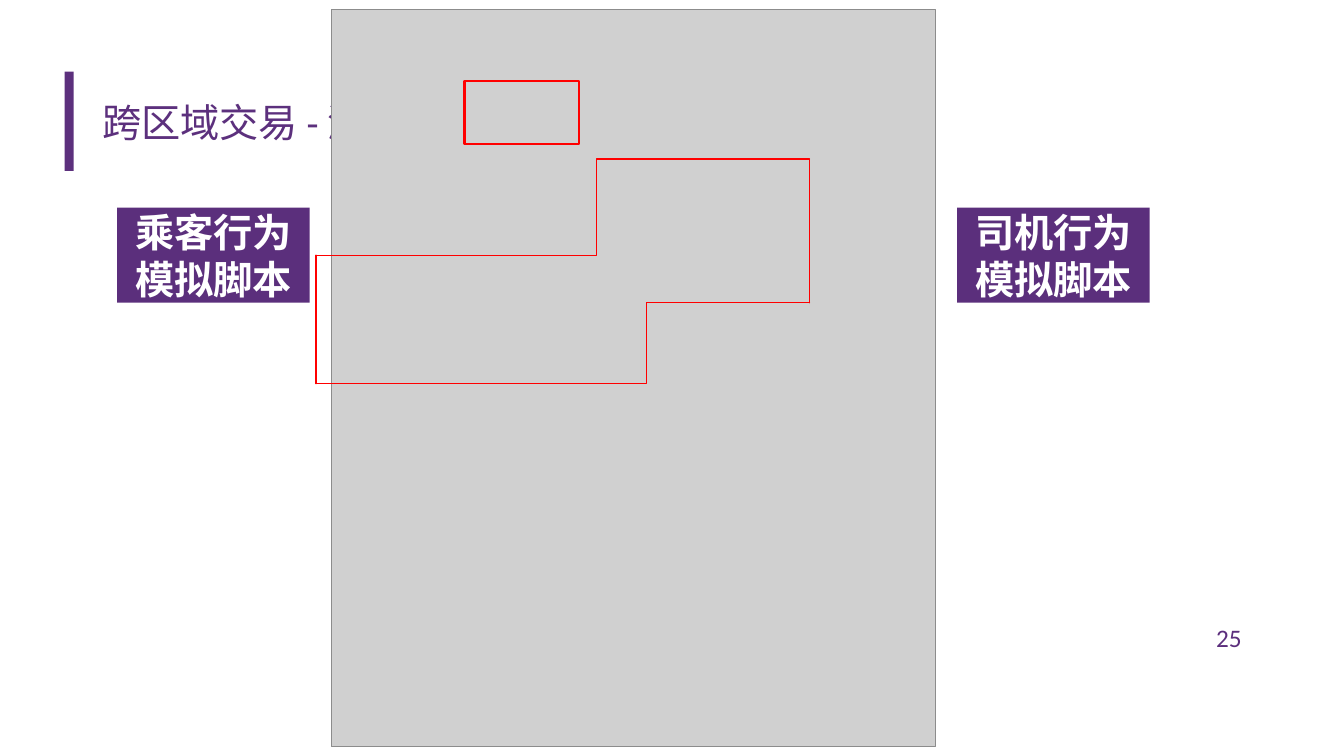
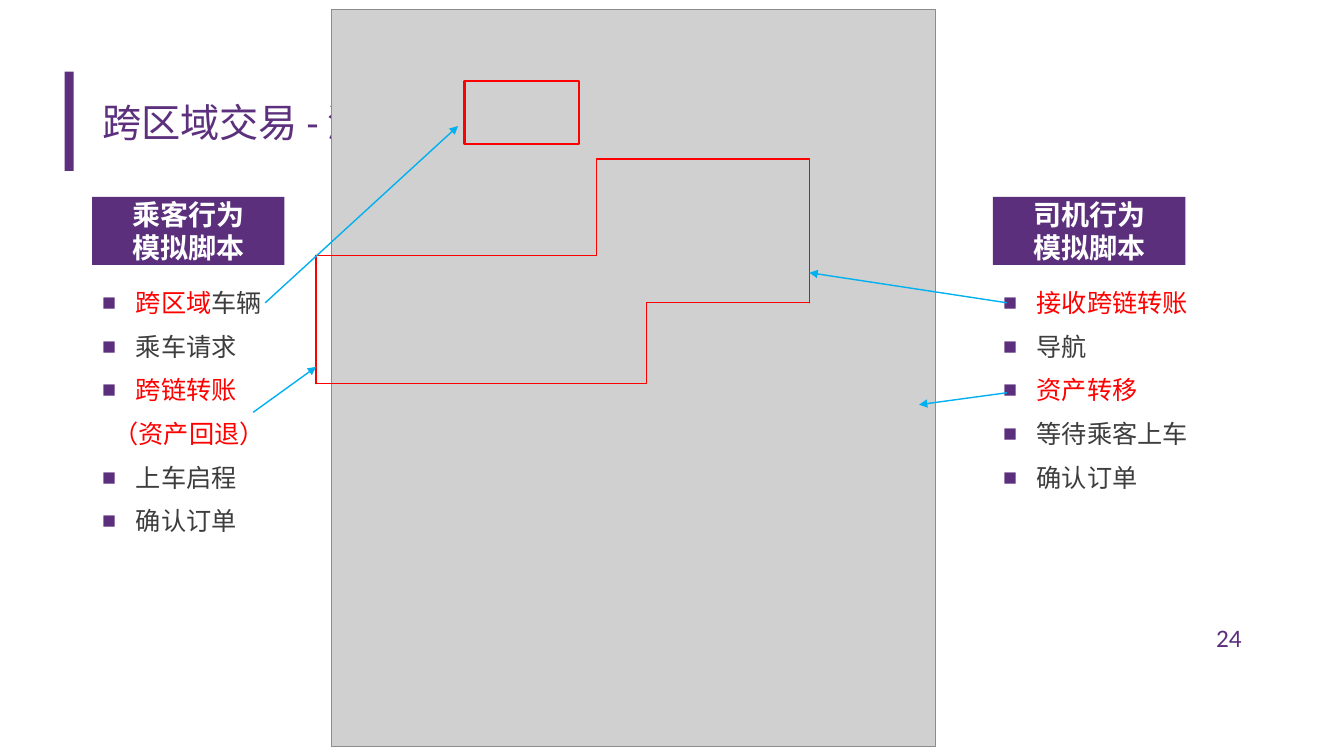
Before and after one commit to diyz19/GraduationDesign, a slide deck: slide 24 of FinalThesis/答辩ppt.pptx (slide 25 before the commit). Drawn at 1344x756 pixels with LibreOffice and Linux fonts; fonts in the diff are those of the drawing; grey boxes stand for pictures; background and template pictures are left out. Boxes give left, top, right and bottom in pixels: in the first picture for what was removed or moved away, otherwise in the second. Text is boxed around its words. In the diff, an @@ line names an element or a change of style, - is before the commit and + after.

```diff
--- a/FinalThesis/答辩ppt.pptx
+++ b/FinalThesis/答辩ppt.pptx
@@ arrow added from (265, 302) to (458, 126), #00B0F0 1 pt @@
@@ rectangle "乘客行为" resized from (x1=117, y1=208, x2=310, y2=302) to (x1=92, y1=197, x2=284, y2=264) @@
@@ rectangle "乘客行为" at (x1=92, y1=197, x2=284, y2=264): size 28 to 20 pt @@
@@ rectangle "司机行为" at (x1=993, y1=197, x2=1186, y2=264): size 28 to 20 pt @@
@@ rectangle "司机行为" resized from (x1=958, y1=208, x2=1150, y2=302) to (x1=993, y1=197, x2=1186, y2=264) @@
@@ text added at (x1=113, y1=291, x2=264, y2=532), 18 pt, text #3D3D3D @@
+■ 跨区域车辆
+■ 乘车请求
+■ 跨链转账
+（资产回退）
+■ 上车启程
+■ 确认订单
@@ arrow added from (1007, 302) to (810, 273), #00B0F0 1 pt @@
@@ text added at (x1=1037, y1=291, x2=1188, y2=489), 18 pt, text #3D3D3D @@
+■ 接收跨链转账
+■ 导航
+■ 资产转移
+■ 等待乘客上车
+■ 确认订单
@@ arrow added from (253, 412) to (317, 367), #00B0F0 1 pt @@
@@ arrow added from (1007, 393) to (920, 404), #00B0F0 1 pt @@
@@ page number at (x1=1216, y1=630, x2=1242, y2=647): text changed @@
-25
+24
```
Also in this commit, not shown: 17 other slides changed, 2 slides added, 1 slide removed, 4 other files.
